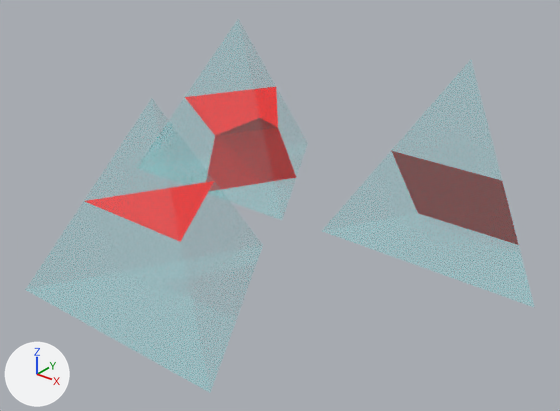
Before and after pictures for a commit that changed the glTF model pics/glbs/canonical3fold.glb.
Camera for both pictures: a 50 mm lens placed at (3.34, -4.18, 2.83), pointed at (0.12, -0.16, 0.34). The axes (+X, +Y, +Z) are drawn at lower left. The lights are the same throughout. The picture after the commit comes second. Vertices at exactly the same position are counted once.

Before the edit, the objects in view are built like this:
```python
me_circle = bpy.data.meshes.new('Circle')
me_circle.from_pydata([(0.0, 1.0, 0.0), (-0.87, -0.5, 0.0), (0.87, -0.5, 0.0), (0.0, 0.0, 1.41), (0.0, 0.5, 0.71), (0.43, -0.25, 0.71), (-0.43, -0.25, 0.71)], [], [(5, 4, 3), (5, 3, 6), (4, 6, 3), (1, 0, 2), (0, 1, 6), (0, 6, 4), (2, 5, 6), (2, 6, 1), (2, 0, 4), (2, 4, 5)])
me_circle.materials.append(mat_material_001)  # cyan #00ffff
me_circle_004 = bpy.data.meshes.new('Circle.004')
me_circle_004.from_pydata([(0.0, 0.5, 0.707), (0.433, -0.25, 0.707), (-0.433, -0.25, 0.707)], [], [(2, 1, 0)])
me_circle_004.materials.append(mat_material)  # red #ff0000
me_circle_006 = bpy.data.meshes.new('Circle.006')
me_circle_006.from_pydata([(-0.433, 0.25, 0.0), (0.433, 0.25, 0.0), (0.433, -0.25, 0.707), (-0.433, -0.25, 0.707)], [], [(1, 0, 3), (1, 3, 2)])
me_circle_006.materials.append(mat_material)  # red #ff0000
ob_circle = bpy.data.objects.new('Circle', me_circle)
ob_circle.location = (0.012, -1.231, 0.0)
ob_quad = bpy.data.objects.new('quad', me_circle_006)
ob_quad.location = (1.086, 0.731, 0.0)
ob_triangle = bpy.data.objects.new('triangle', me_circle_004)
ob_triangle.location = (0.012, -1.231, 0.0)
# also in view: 'Circle.002' at (-1.0, 0.93, 0.71); 'Circle.001' at (1.09, 0.98, 0.71)
```
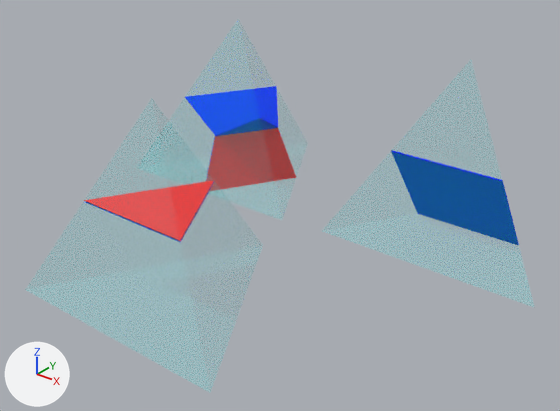
Diff of the bpy script that builds the scene:
```diff
--- a/pics/glbs/canonical3fold.glb.py
+++ b/pics/glbs/canonical3fold.glb.py
@@ mat_material_003 @@
+mat_material_003 = principled_material('Material.003')
+mat_material_003.base_color = (0.0, 0.0, 1.0)  # blue #0000ff
+mat_material_003.roughness = 1.0
@@ mat_material_004 @@
+mat_material_004 = principled_material('Material.004')
+mat_material_004.base_color = (0.8, 0.8, 0.8)  # white #e7e7e7
+mat_material_004.alpha = 0.0
@@ me_circle_004 @@
 # used by ob_triangle; location = (0.012, -1.231, 0.0)
-me_circle_004.from_pydata(...)  # 3 vertices, 1 face; spans x -0.433..0.433, y -0.25..0.5, z 0.707
+me_circle_004.from_pydata(...)  # 6 vertices, 8 faces; spans x -0.433..0.433, y -0.25..0.5, z 0.702..0.712
+# me_circle_004 part 1: the whole mesh is rebuilt
 me_circle_004.materials.append(mat_material)
+me_circle_004.materials.append(mat_material_003)  # blue #0000ff
+me_circle_004.materials.append(mat_material_004)  # white #e7e7e7
@@ me_circle_006 @@
 # used by ob_quad; location = (1.086, 0.731, 0.0)
-me_circle_006.from_pydata(...)  # 4 vertices, 2 faces; spans x -0.433..0.433, y -0.25..0.25, z 0.0..0.707
+me_circle_006.from_pydata(...)  # 8 vertices, 12 faces; spans x -0.433..0.433, y -0.254..0.254, z -0.003..0.71
+# me_circle_006 part 2: the whole mesh is rebuilt
 me_circle_006.materials.append(mat_material)
+me_circle_006.materials.append(mat_material_003)  # blue #0000ff
@@ me_circle_008 @@
 # used by ob_trifold; location = (-1.0, 0.683, 0.0)
-me_circle_008.from_pydata(...)  # 7 vertices, 5 faces; spans x -0.433..0.433, y -0.5..0.5, z 0.0..0.707
+me_circle_008.from_pydata(...)  # 16 vertices, 28 faces; spans x -0.433..0.436, y -0.5..0.5, z -0.001..0.711
+# me_circle_008 part 3
+# 2 vertices are removed from x 0.0..0.289, y -0.333..0.167, z 0.471
+# 5 faces are deleted
+# 11 vertices are added at x -0.431..0.436, y -0.498..0.499, z -0.001..0.711
+# 5 new faces join them, mat_material (red #ff0000)
+# 23 new faces join them, mat_material_003 (blue #0000ff)
 me_circle_008.materials.append(mat_material)
+me_circle_008.materials.append(mat_material_003)  # blue #0000ff
```

Pixel boxes [x1, y1, x2, y2] of what changed, in the pictures (560 x 411 px):
'triangle', reshaped (not visible before)
    after: [85, 181, 214, 242]
'quad', reshaped (not visible before)
    after: [391, 151, 519, 244]
'trifold', reshaped (not visible before)
    after: [185, 89, 278, 136]
